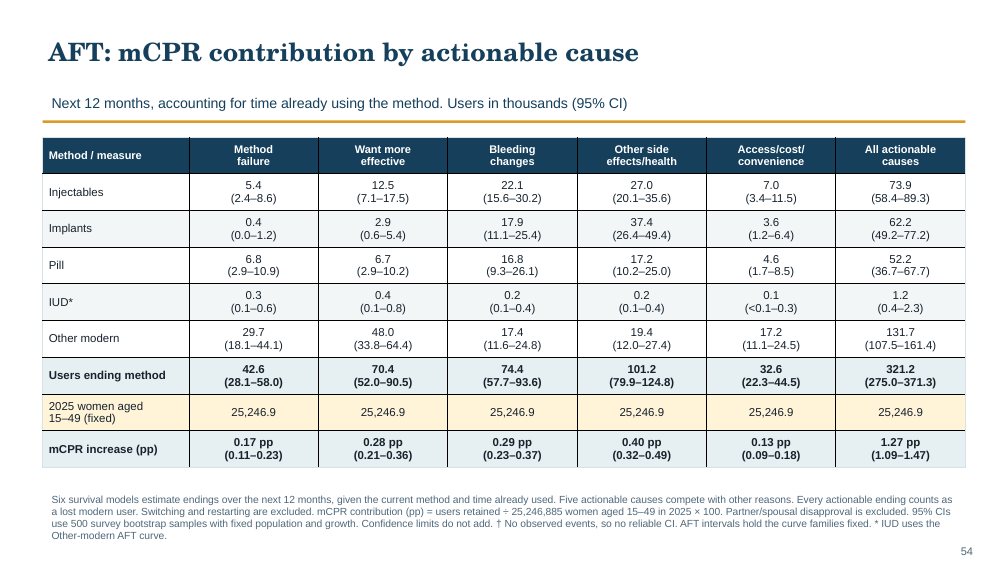
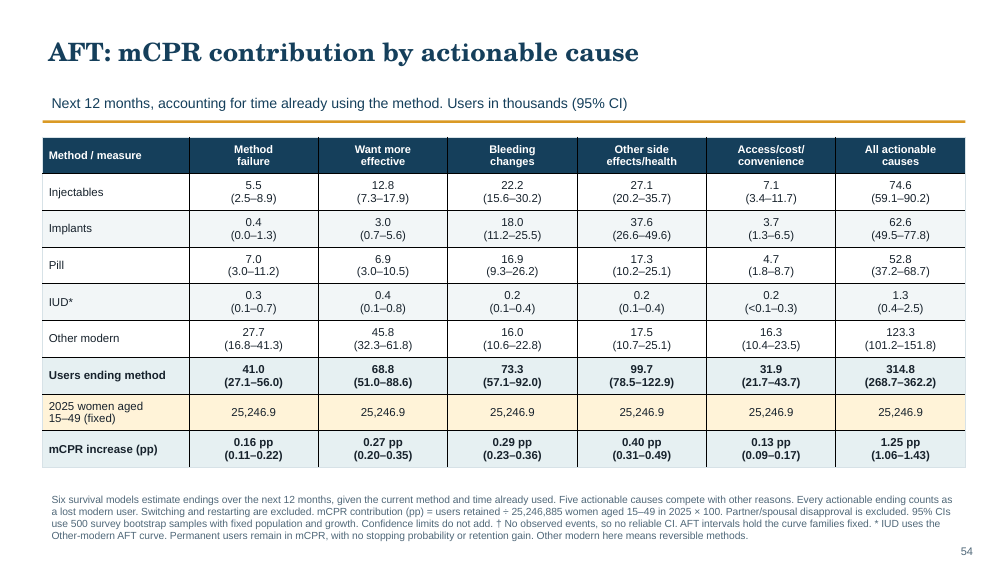
Before and after one commit to graciasierra6/Discontinuation-analyses, a slide deck: slide 54 of DRC_analysis/DRC_discontinuation.pptx. Drawn at 1008x567 pixels with LibreOffice and Linux fonts; fonts in the diff are those of the drawing. Boxes give left, top, right and bottom in pixels: in the first picture for what was removed or moved away, otherwise in the second. Text is boxed around its words. In the diff, an @@ line names an element or a change of style, - is before the commit and + after.

Commit message:
Correct permanent-method planning and refresh validated reports

```diff
--- a/DRC_analysis/DRC_discontinuation.pptx
+++ b/DRC_analysis/DRC_discontinuation.pptx
@@ table at (x1=42, y1=137, x2=965, y2=468) @@
-row 2: Injectables | 5.4 / (2.4–8.6) | 12.5 / (7.1–17.5) | 22.1 / (15.6–30.2) | 27.0 / (20.1–35.6) | 7.0 / (3.4–11.5) | 73.9 / (58.4–89.3)
+row 2: Injectables | 5.5 / (2.5–8.9) | 12.8 / (7.3–17.9) | 22.2 / (15.6–30.2) | 27.1 / (20.2–35.7) | 7.1 / (3.4–11.7) | 74.6 / (59.1–90.2)
-row 3: Implants | 0.4 / (0.0–1.2) | 2.9 / (0.6–5.4) | 17.9 / (11.1–25.4) | 37.4 / (26.4–49.4) | 3.6 / (1.2–6.4) | 62.2 / (49.2–77.2)
+row 3: Implants | 0.4 / (0.0–1.3) | 3.0 / (0.7–5.6) | 18.0 / (11.2–25.5) | 37.6 / (26.6–49.6) | 3.7 / (1.3–6.5) | 62.6 / (49.5–77.8)
-row 4: Pill | 6.8 / (2.9–10.9) | 6.7 / (2.9–10.2) | 16.8 / (9.3–26.1) | 17.2 / (10.2–25.0) | 4.6 / (1.7–8.5) | 52.2 / (36.7–67.7)
+row 4: Pill | 7.0 / (3.0–11.2) | 6.9 / (3.0–10.5) | 16.9 / (9.3–26.2) | 17.3 / (10.2–25.1) | 4.7 / (1.8–8.7) | 52.8 / (37.2–68.7)
-row 5: IUD* | 0.3 / (0.1–0.6) | 0.4 / (0.1–0.8) | 0.2 / (0.1–0.4) | 0.2 / (0.1–0.4) | 0.1 / (<0.1–0.3) | 1.2 / (0.4–2.3)
+row 5: IUD* | 0.3 / (0.1–0.7) | 0.4 / (0.1–0.8) | 0.2 / (0.1–0.4) | 0.2 / (0.1–0.4) | 0.2 / (<0.1–0.3) | 1.3 / (0.4–2.5)
-row 6: Other modern | 29.7 / (18.1–44.1) | 48.0 / (33.8–64.4) | 17.4 / (11.6–24.8) | 19.4 / (12.0–27.4) | 17.2 / (11.1–24.5) | 131.7 / (107.5–161.4)
+row 6: Other modern | 27.7 / (16.8–41.3) | 45.8 / (32.3–61.8) | 16.0 / (10.6–22.8) | 17.5 / (10.7–25.1) | 16.3 / (10.4–23.5) | 123.3 / (101.2–151.8)
-row 7: Users ending method | 42.6 / (28.1–58.0) | 70.4 / (52.0–90.5) | 74.4 / (57.7–93.6) | 101.2 / (79.9–124.8) | 32.6 / (22.3–44.5) | 321.2 / (275.0–371.3)
+row 7: Users ending method | 41.0 / (27.1–56.0) | 68.8 / (51.0–88.6) | 73.3 / (57.1–92.0) | 99.7 / (78.5–122.9) | 31.9 / (21.7–43.7) | 314.8 / (268.7–362.2)
-row 9: mCPR increase (pp) | 0.17 pp / (0.11–0.23) | 0.28 pp / (0.21–0.36) | 0.29 pp / (0.23–0.37) | 0.40 pp / (0.32–0.49) | 0.13 pp / (0.09–0.18) | 1.27 pp / (1.09–1.47)
+row 9: mCPR increase (pp) | 0.16 pp / (0.11–0.22) | 0.27 pp / (0.20–0.35) | 0.29 pp / (0.23–0.36) | 0.40 pp / (0.31–0.49) | 0.13 pp / (0.09–0.17) | 1.25 pp / (1.06–1.43)
@@ text at (x1=52, y1=495, x2=953, y2=541): text changed @@
-Six survival models estimate endings over the next 12 months, given the current method and time already used. Five actionable causes compete with other reasons. Every actionable ending counts as a lost modern user. Switching and restarting are excluded. mCPR contribution (pp) = users retained ÷ 25,246,885 women aged 15–49 in 2025 × 100. Partner/spousal disapproval is excluded. 95% CIs use 500 survey bootstrap samples with fixed population and growth. Confidence limits do not add. † No observed events, so no reliable CI. AFT intervals hold the curve families fixed. * IUD uses the Other-modern AFT curve.
+Six survival models estimate endings over the next 12 months, given the current method and time already used. Five actionable causes compete with other reasons. Every actionable ending counts as a lost modern user. Switching and restarting are excluded. mCPR contribution (pp) = users retained ÷ 25,246,885 women aged 15–49 in 2025 × 100. Partner/spousal disapproval is excluded. 95% CIs use 500 survey bootstrap samples with fixed population and growth. Confidence limits do not add. † No observed events, so no reliable CI. AFT intervals hold the curve families fixed. * IUD uses the Other-modern AFT curve. Permanent users remain in mCPR, with no stopping probability or retention gain. Other modern here means reversible methods.
```
Also in this commit, not shown: 47 other slides changed, 2 slides added, 19 other files.
